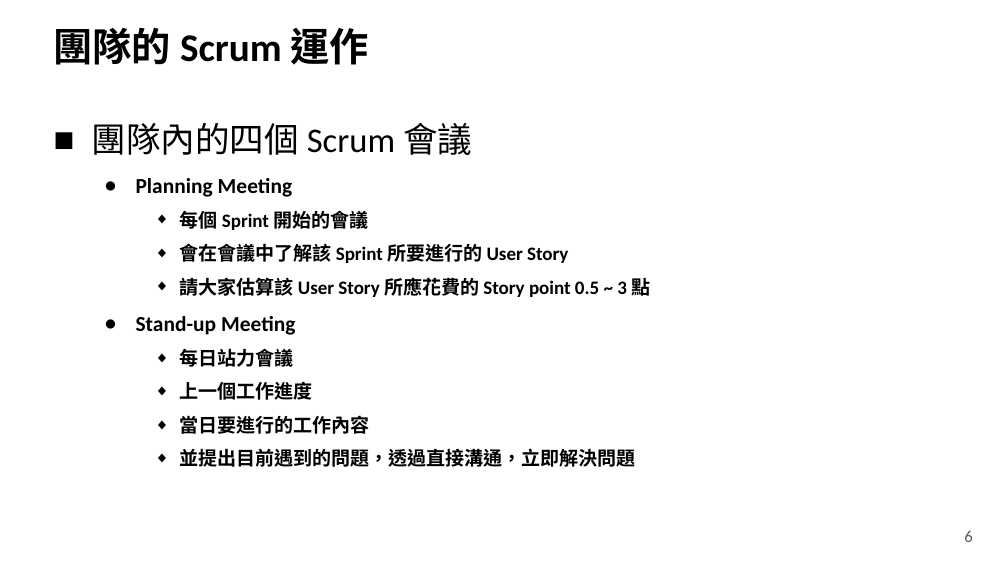
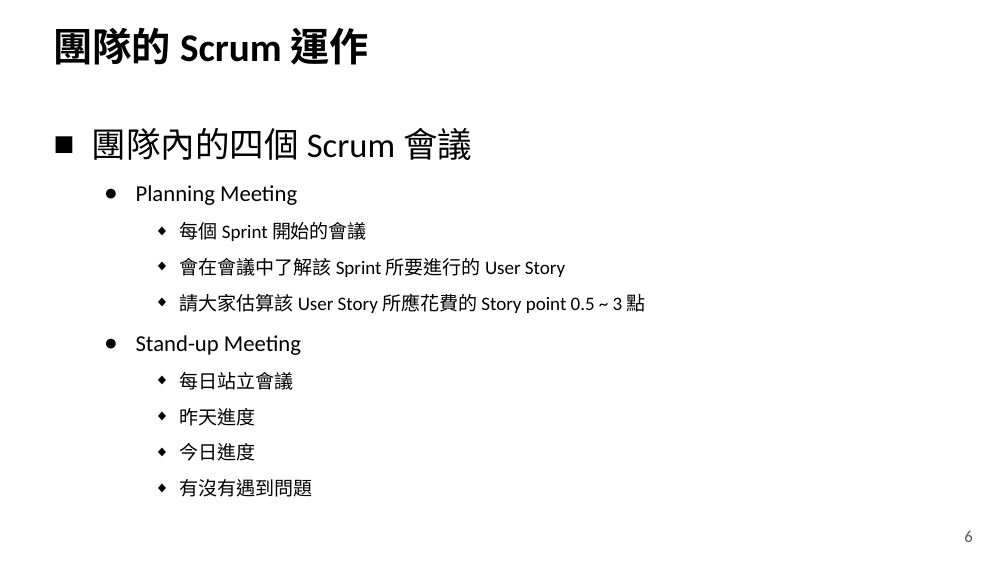
Before and after one commit to YuHaoLiaoTony/MyImage, a slide deck: slide 6 of Tony新人報告.pptx. Drawn at 1008x567 pixels with LibreOffice and Linux fonts; fonts in the diff are those of the drawing; background and template pictures are left out. Boxes give left, top, right and bottom in pixels: in the first picture for what was removed or moved away, otherwise in the second. Text is boxed around its words. In the diff, an @@ line names an element or a change of style, - is before the commit and + after.

```diff
--- a/Tony新人報告.pptx
+++ b/Tony新人報告.pptx
@@ text at <box>91,128,646,355</box>: size 15.3 to 16.1 pt in "Planning Meeting", "Stand-up Meeting"; bold off in "Planning Meeting", "每個 Sprint 開始的會議", "會在會議中了解該 Sprint 所要進行的 User Story", "請大家估算該 User Story 所應花費的 Story point 0.5 ..." and 1 more places; line spacing 1.3 to 1.4 @@
@@ text at <box>180,372,313,497</box>: text changed; bold off @@
-    ◆ 每日站力會議
-    ◆ 上一個工作進度
-    ◆ 當日要進行的工作內容
-    ◆ 並提出目前遇到的問題，透過直接溝通，立即解決問題
+    ◆ 每日站立會議
+    ◆ 昨天進度
+    ◆ 今日進度
+    ◆ 有沒有遇到問題
```
Also in this commit, not shown: 11 other slides changed, 16 slides removed, 8 other files.
